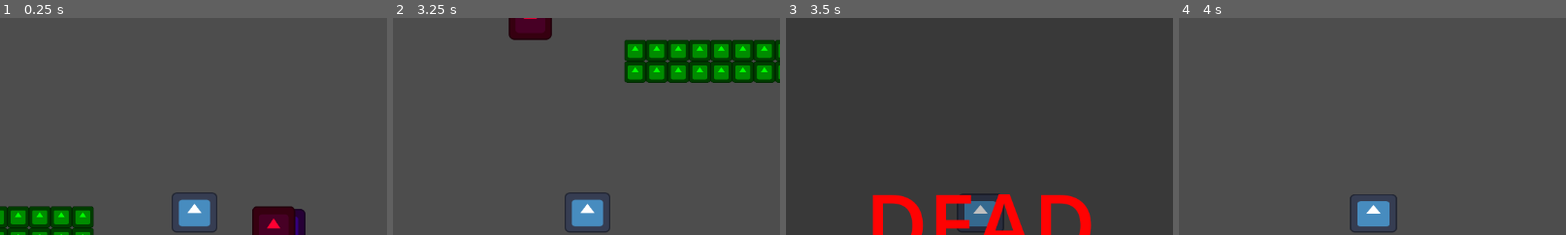
Above: before the commit, frames 1-4 (left to right).
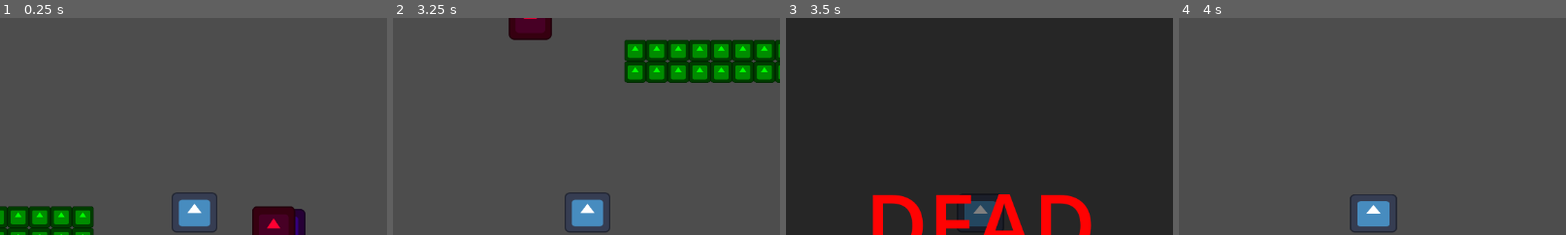
Above: after the commit, the same moments.

Repository: SimonHallefelt/Gun_Platformer
Game: Godot game, scene res://Levels/nivå1.tscn
Same seed, same stepped clock (60 frames per second), same inputs: the game is played once before the commit and once after it. The engine's default icon, where the game draws it, is replaced by a stand-in: a white triangle on a blue panel in a dark square.
Inputs:
- Up to frame 1 (0.25 s): no input
- Up to frame 2 (3.25 s): tap Enter (enter) at 0.5, 2.85 s; hold Enter (enter) 0.53-1.28 s; hold W (up) 0.53-2.03 s; tap Shift (spring) at 0.77, 1.52, 3.02 s; tap D (höger) at 1.35 s; hold A (vänster) 2.03-2.78 s; hold W (up) from 2.78 s (still down)
- Up to frame 3 (3.5 s): keep holding W (up)
- Up to frame 4 (4 s): keep holding W (up); tap Enter (enter) at 3.5 s; hold D (höger) from 3.53 s (still down); tap Shift (spring) at 3.77 s
The pictures show only the part of the screen within x 25-75%, y 1-51%; the shares and areas given below are measured in that part.

Frames 1-2 are identical in both runs. In frame 3, 0.8% of the frame differs, in the area x 46-55%, y 84-97%; in frame 4, nothing differs.

Commit message:
death screen transparency adjustment

Diff:
--- a/player_ui.tscn
+++ b/player_ui.tscn
@@ -22,7 +22,7 @@
 size_flags_horizontal = 4
 
 [node name="ColorRect" type="ColorRect" parent="death"]
-self_modulate = Color(0, 0, 0, 0.25098)
+self_modulate = Color(0, 0, 0, 0.501961)
 layout_mode = 1
 anchors_preset = 15
 anchor_right = 1.0
